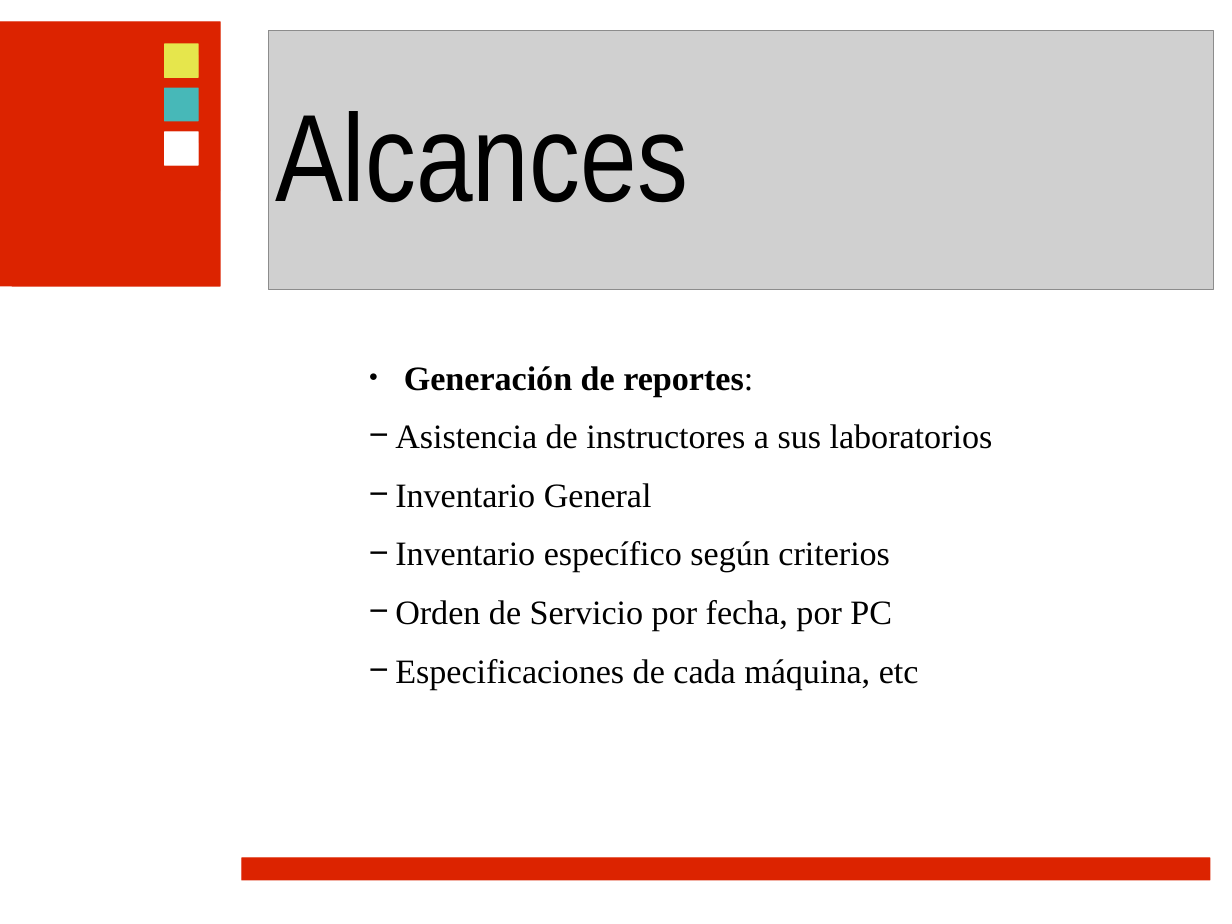
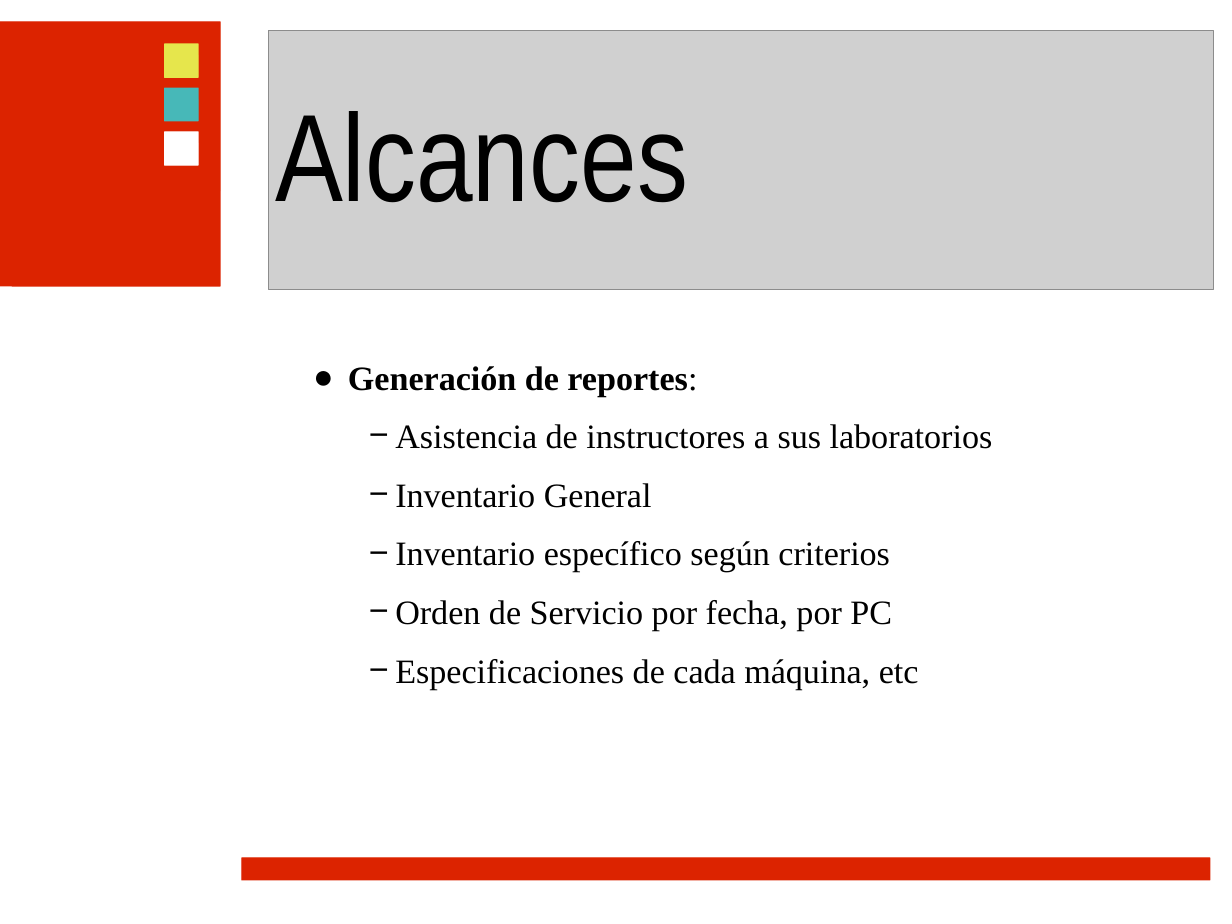
Before and after one commit to ramayac/jhard, a slide deck: slide 13 of presentaciones/primera defensa/jhard.ppt. Drawn at 1232x924 pixels with LibreOffice and Linux fonts; fonts in the diff are those of the drawing; grey boxes stand for pictures; background and template pictures are left out. Boxes give left, top, right and bottom in pixels: in the first picture for what was removed or moved away, otherwise in the second. Text is boxed around its words. In the diff, an @@ line names an element or a change of style, - is before the commit and + after.

```diff
--- a/presentaciones/primera defensa/jhard.ppt
+++ b/presentaciones/primera defensa/jhard.ppt
@@ text at [348,366,697,397]: list level 5 to 4 in "Generación de reportes:" @@
```
Also in this commit, not shown: 1 other slide changed.
